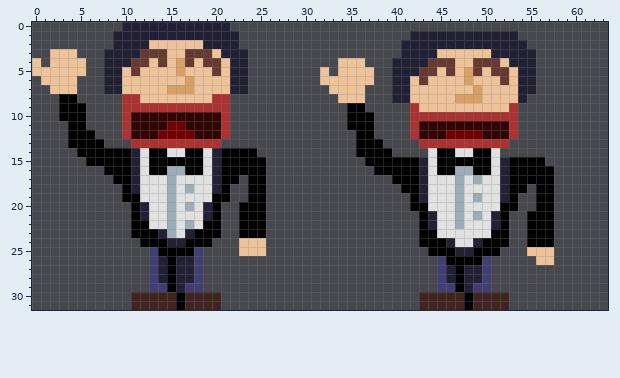
Two versions of one pixel-art sprite, Assets/Player/PlayerSinging.png. The first picture shows the starting point.
The file is 64x32 pixels.
The result:
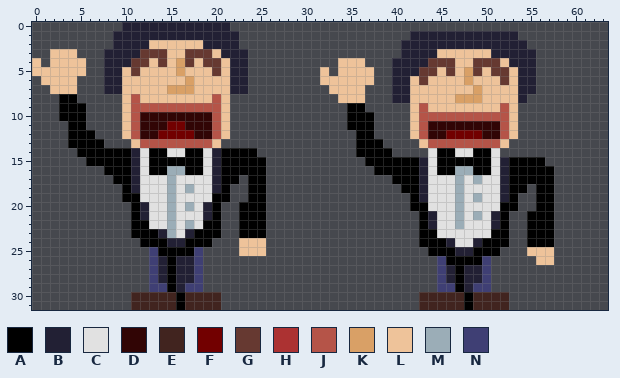
Palette (. is transparent): A #000000  B #222034  C #e1e1e1  D #310505  E #41241f  F #720000  G #663931  H #ac3232  J #b55448  K #d9a066  L #eec39a  M #9badb7  N #3f3f74
The exact change:
{"y":8,"x":10,"old":"HH","new":"LJ"}
{"y":8,"x":20,"old":"HH","new":"JL"}
{"y":9,"x":10,"old":"HHHHHHHHHHHH","new":"LJJJJJJJJJJL"}
{"y":9,"x":42,"old":"HL","new":"LJ"}
{"y":9,"x":52,"old":"LH","new":"JL"}
{"y":10,"x":10,"old":"HD","new":"LJ"}
{"y":10,"x":20,"old":"DH","new":"JL"}
{"y":10,"x":42,"old":"HHHHHHHHHHHH","new":"LJJJJJJJJJJL"}
{"y":11,"x":10,"old":"HD","new":"LJ"}
{"y":11,"x":20,"old":"DH","new":"JL"}
{"y":11,"x":42,"old":"HD","new":"LJ"}
{"y":11,"x":52,"old":"DH","new":"JL"}
{"y":12,"x":10,"old":"HD","new":"LJ"}
{"y":12,"x":20,"old":"DH","new":"JL"}
{"y":12,"x":42,"old":"HD","new":"LJ"}
{"y":12,"x":52,"old":"DH","new":"JL"}
{"y":13,"x":11,"old":"HHHHHHHHHH","new":"LJJJJJJJJL"}
{"y":13,"x":43,"old":"HHHHHHHHHH","new":"LJJJJJJJJL"}
